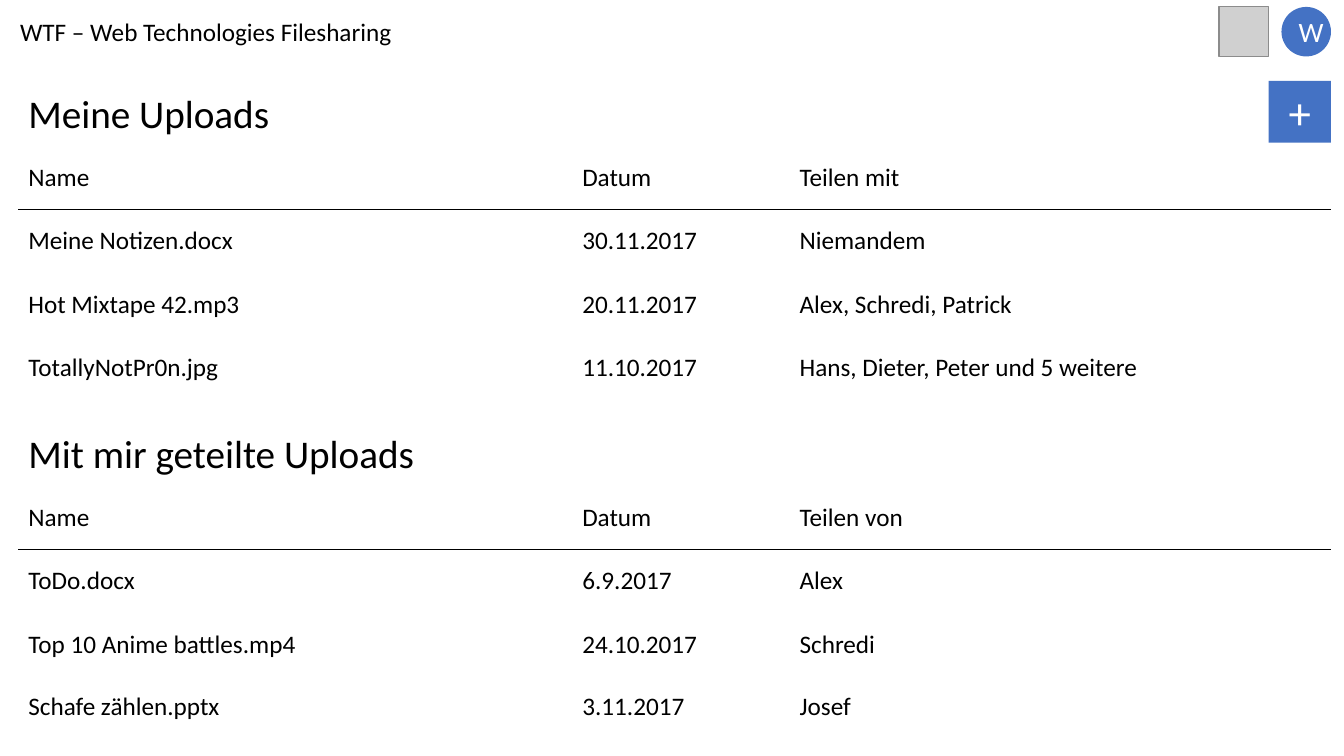
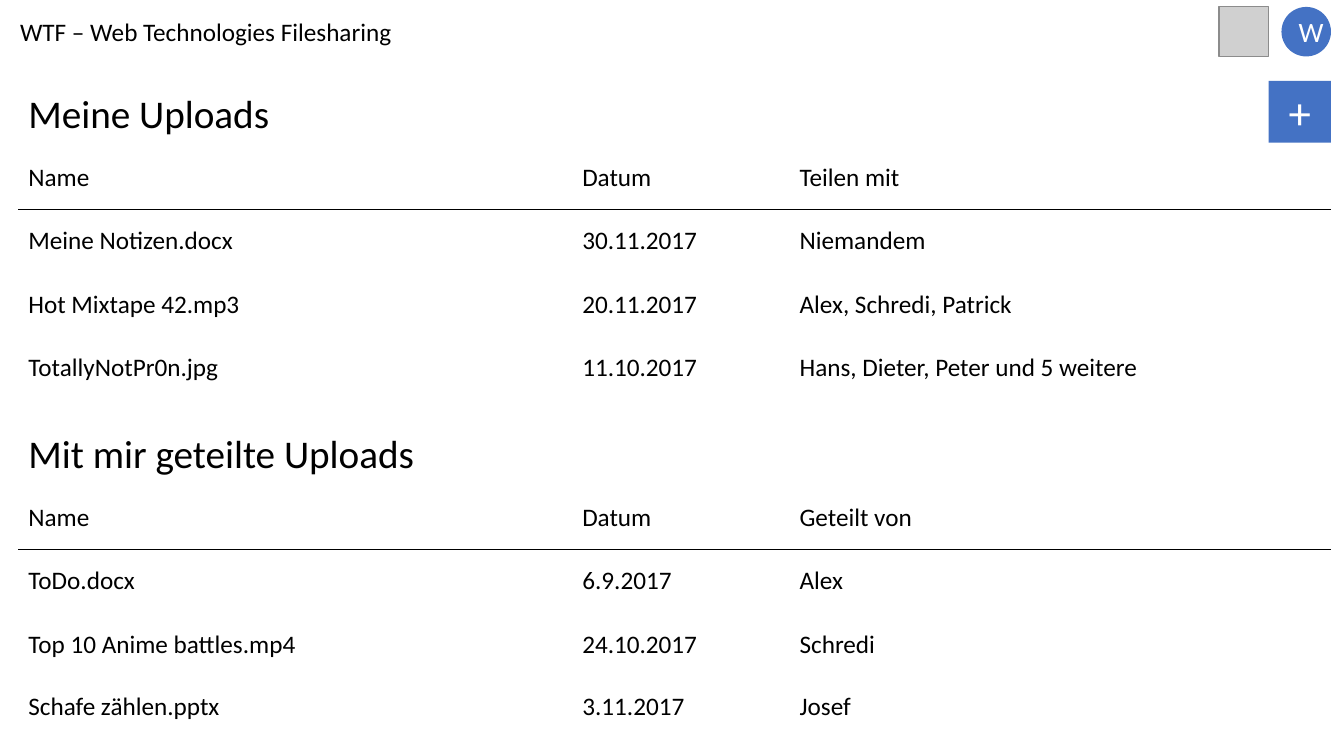
Before and after one commit to iAIex/WT, a slide deck: slide 7 of Filehost/Mockup.pptx. Drawn at 1344x756 pixels with LibreOffice and Linux fonts; fonts in the diff are those of the drawing; grey boxes stand for pictures; background and template pictures are left out. Boxes give left, top, right and bottom in pixels: in the first picture for what was removed or moved away, otherwise in the second. Text is boxed around its words. In the diff, an @@ line names an element or a change of style, - is before the commit and + after.

```diff
--- a/Filehost/Mockup.pptx
+++ b/Filehost/Mockup.pptx
@@ text at [28, 508, 912, 526]: text changed @@
-Name Datum Teilen von
+Name Datum Geteilt von
```
Also in this commit, not shown: 1 other slide changed, 2 other files.
